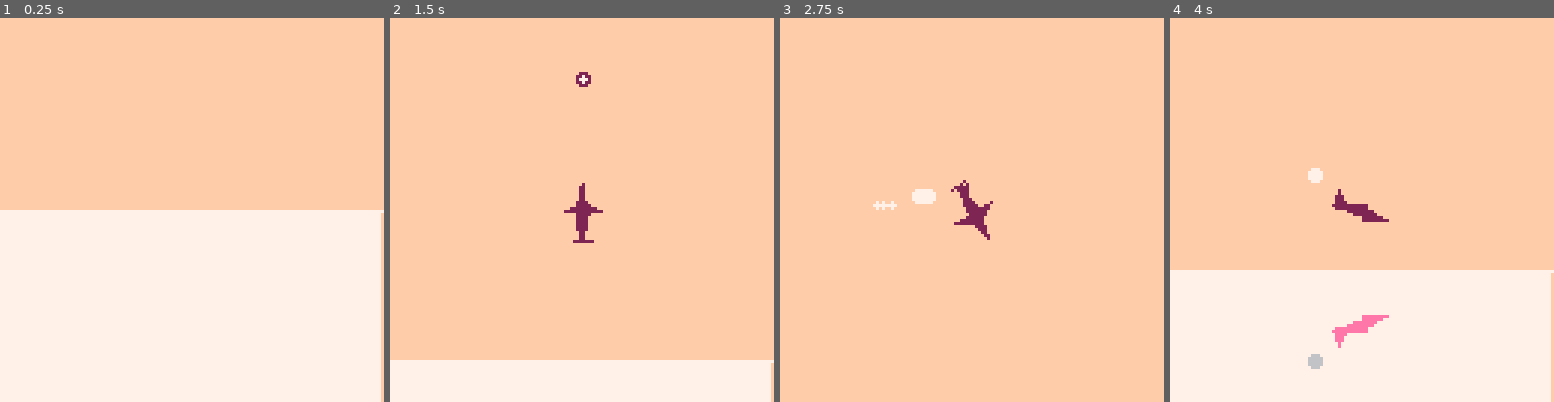
Above: before the commit, frames 1-4 (left to right).
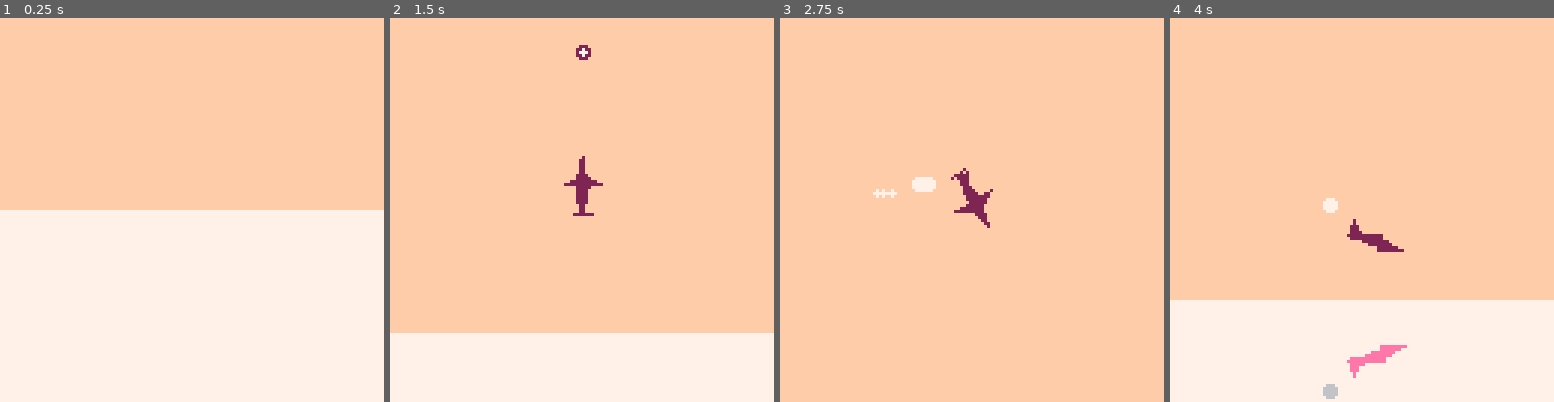
Above: after the commit, the same moments.

Repository: RobertCurry0216/pico-8
Game: PICO-8 cartridge games/picorausers/picorausers.p8
Two runs of this game, one before a commit and one after it. Both use one fixed random seed, a clock stepped at 60 frames per second and the inputs below.
Inputs:
- Up to frame 1 (0.25 s): no input
- Up to frame 2 (1.5 s): tap X (X key) at 0.33, 1.07 s; tap O (Z key) at 0.7 s
- Up to frame 3 (2.75 s): hold Right 1.6-2.1 s; tap O (Z key) at 1.7, 2.1, 2.5 s; tap X (X key) at 1.85 s; hold Up 2.15-2.42 s; hold Right from 2.47 s (still down)
- Up to frame 4 (4 s): tap O (Z key) at 2.9, 3.3, 3.7 s; tap X (X key) at 2.97 s; release Right at 3.03 s; hold Left 3.08-3.58 s; hold Down 3.63-3.97 s

The runs differ from the first frame. In frame 1, 0.4% of the frame differs, in the area x 99-100%, y 50-100%; in frame 2, 8.0%; in frame 3, 1.2%; in frame 4, 10%, in the area x 0-100%, y 39-100%.

Commit message:
camera updated

Diff:
--- /dev/null
+++ b/games/picorausers/follow_cam.lua
@@ -0,0 +1,46 @@
+follow_cam = class:extend()
+
+function follow_cam:new(follow)
+  self.follow = follow
+  self.pos = follow and follow.pos - vector(64,64) or vector(64,64)
+  self.i_points = {}
+end
+
+function follow_cam:update()
+  --follow
+  local target = self.follow.pos - vector(64,64)
+
+  --add interest
+  if #self.i_points > 0 then
+    local i_point = vector()
+    for p in all(self.i_points) do
+      i_point += p
+    end
+    i_point /= #self.i_points
+    i_point -= self.follow.pos
+
+    target += i_point
+    self.i_points = {}
+  end
+
+  --set pos
+  self.pos += (target - self.pos) * 0.12
+
+  --apply limit
+  if self.bounds then
+    local x1,y1,x2,y2 = unpack(self.bounds)
+    self.pos.x = mid(self.pos.x, x1, x2)
+    self.pos.y = mid(self.pos.y, y1, y2)
+  end
+
+  --set camera
+  camera(self.pos.x, self.pos.y)
+end
+
+function follow_cam:set_bounds(...)
+  self.bounds = {...}
+end
+
+function follow_cam:add_interest(p)
+  add(self.i_points, p)
+end
--- /dev/null
+++ b/games/picorausers/lib/rect_area.lua
@@ -0,0 +1,30 @@
+rect_area = class:extend()
+
+function rect_area:new(pos, size)
+  self.pos = pos
+  self.size = size
+end
+
+function rect_area:contains_point(p)
+  local tl, br = self.pos, self.pos+self.size
+  return tl.x < p.x and p.x < br.x and tl.y < p.y and p.y < br.y
+end
+
+function rect_area:contains(other)
+  local tl, br = self.pos, self.pos+self.size
+  local otl, obr = other.pos, other.pos+other.size
+  return tl.x <= otl.x
+  and tl.y <= otl.y
+  and br.x >= obr.x
+  and br.y >= obr.y
+end
+
+function rect_area:overlaps(other)
+  local tl, br = self.pos, self.pos+self.size
+  local otl, obr = other.pos, other.pos+other.size
+
+  return tl.x < obr.x
+  and otl.x < br.x
+  and tl.y < obr.y
+  and otl.y < br.y
+end
--- a/games/picorausers/main.lua
+++ b/games/picorausers/main.lua
@@ -17,6 +17,8 @@
 
 function _init()
   plr = player(width/2,height)
+  cam = follow_cam(plr)
+  cam.bounds = {-64,0, width+64,height-128}
 end
 
 function _update()
@@ -25,12 +27,12 @@
   bullets:update()
   particles:update()
   plr:update()
+  cam:update()
 end
 
 function _draw()
   cls(15)
   -- draw background
-  --rectfill(left_max,0,right_max,height,15)
   for i=-1,16 do
     spr(16,128*i,0,16,3)
   end
@@ -38,15 +40,14 @@
   line(0,0,0,height, 8)
   line(width,0,width,height, 11)
 
-  camera(plr.pos.x-64, mid(plr.pos.y-64, 0, height - 128))
   bullets:draw()
   particles:draw()
   plr:draw()
 
 
   -- draw water
-  local camy = mid(plr.pos.y-64, 0, height - 128)
-  local camx = plr.pos.x-64
+  local camy = cam.pos.y
+  local camx = cam.pos.x
   local wl = water_line - camy
   if wl < 128 then
     --set GFX to use screen memory
@@ -54,7 +55,7 @@
     --pal({1,2,3,4,5,6,7,8,9,10,11,12,13,14,15,0})
     pal({1,14,3,4,5,6,6,8,9,10,11,12,13,14,7,0})
 
-    sspr(0, 0, 127, wl, camx, water_line, 127, wl, false, true)
+    sspr(0, 0, 127, wl, camx, water_line, 128, wl, false, true)
     --reset GFX
     poke(0x5f54, 0x00)
     pal()
--- a/games/picorausers/picorausers.p8
+++ b/games/picorausers/picorausers.p8
@@ -10,6 +10,7 @@
 #include lib/vector.lua
 #include lib/trifill.lua
 #include lib/logger.lua
+#include lib/rect_area.lua
 
 --globals
 #include globals.lua
@@ -31,6 +32,7 @@
 #include player/player.lua
 
 --main
+#include follow_cam.lua
 #include main.lua
 __gfx__
 00000000000000000000000000000000000000000000000000000000000000000000000000000000000000000000000000000000000000000000000000000000
--- a/games/picorausers/player/player.lua
+++ b/games/picorausers/player/player.lua
@@ -2,6 +2,8 @@
 
 function player:new(x,y)
   self.pos = vector(x, y)
+  self.area = rect_area(vector(x-4,y-4), vector(8,8))
+  self.area.offset = vector(4,4)
   self.heading = vector(0,-1)
   self.momentum = vector(0,0)
   self.turning_speed = 0.02
@@ -16,6 +18,7 @@
 
 function player:update()
   self.sm:update(self)
+  self.area.pos = self.pos - self.area.offset
   if inputs.shoot then
     self.weapon:shoot(self.pos, self.heading, self.momentum)
   end
@@ -23,4 +26,11 @@
 
 function player:draw()
   self.sm:draw(self)
+  -- rect(
+  --   self.area.pos.x,
+  --   self.area.pos.y,
+  --   (self.area.pos + self.area.size).x,
+  --   (self.area.pos + self.area.size).y,
+  --   6
+  -- )
 end
--- a/games/picorausers/player/state_thrust.lua
+++ b/games/picorausers/player/state_thrust.lua
@@ -9,6 +9,9 @@
   p.momentum:limit(4)
   local pos = p.pos - p.heading*8
   particles:spawn("circle", pos.x, pos.y)
+
+  --look ahead
+  cam:add_interest(p.pos + p.heading*40)
 end
 
 function state_thrust:on_enter(p)
